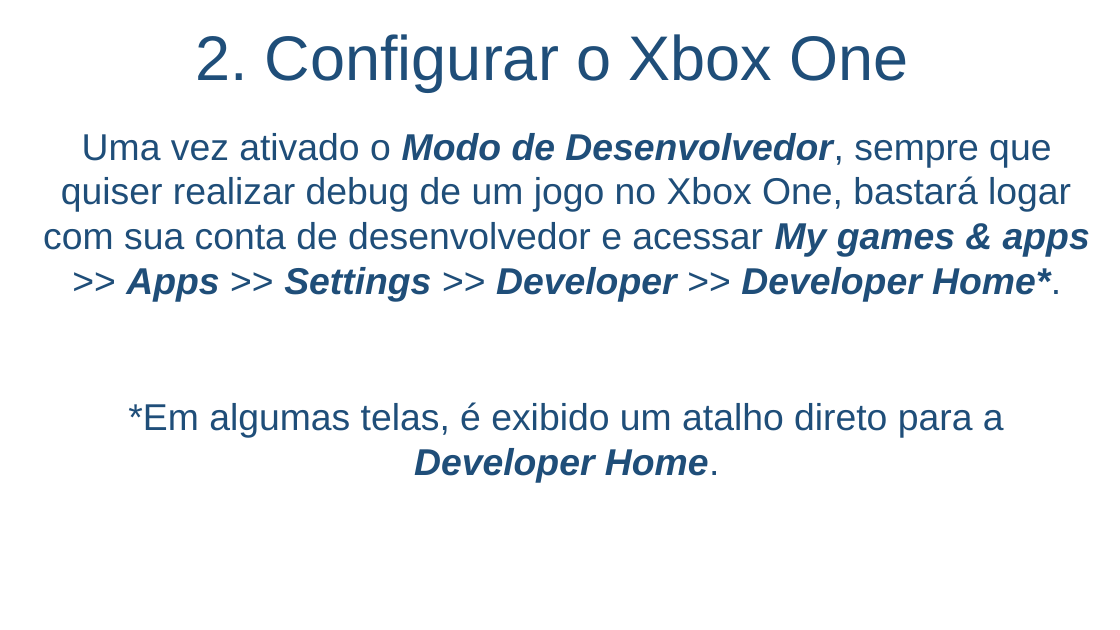
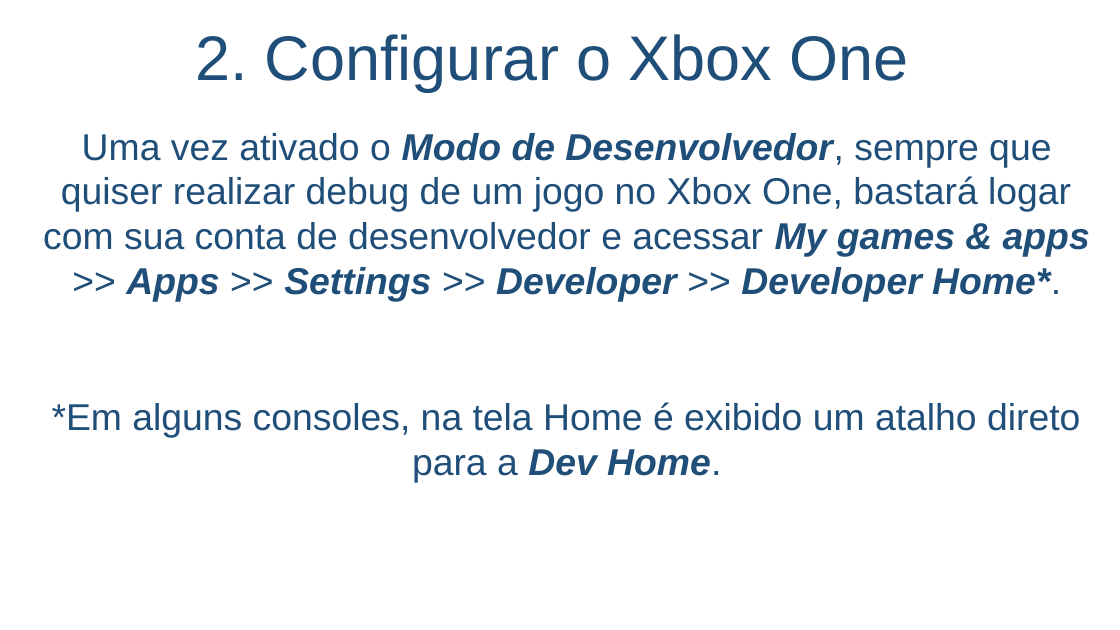
Before and after one commit to salmo-jr/public-slides, a slide deck: slide 6 of building-games-for-XboxOne.pptx. Drawn at 1120x630 pixels with LibreOffice and Linux fonts; fonts in the diff are those of the drawing; background and template pictures are left out. Boxes give left, top, right and bottom in pixels: in the first picture for what was removed or moved away, otherwise in the second. Text is boxed around its words. In the diff, an @@ line names an element or a change of style, - is before the commit and + after.

```diff
--- a/building-games-for-XboxOne.pptx
+++ b/building-games-for-XboxOne.pptx
@@ text at (x1=52, y1=402, x2=1080, y2=483): text changed @@
-*Em algumas telas, é exibido um atalho direto para a Developer Home.
+*Em alguns consoles, na tela Home é exibido um atalho direto para a Dev Home.
```
Also in this commit, not shown: 1 other slide changed, 1 slide added.
